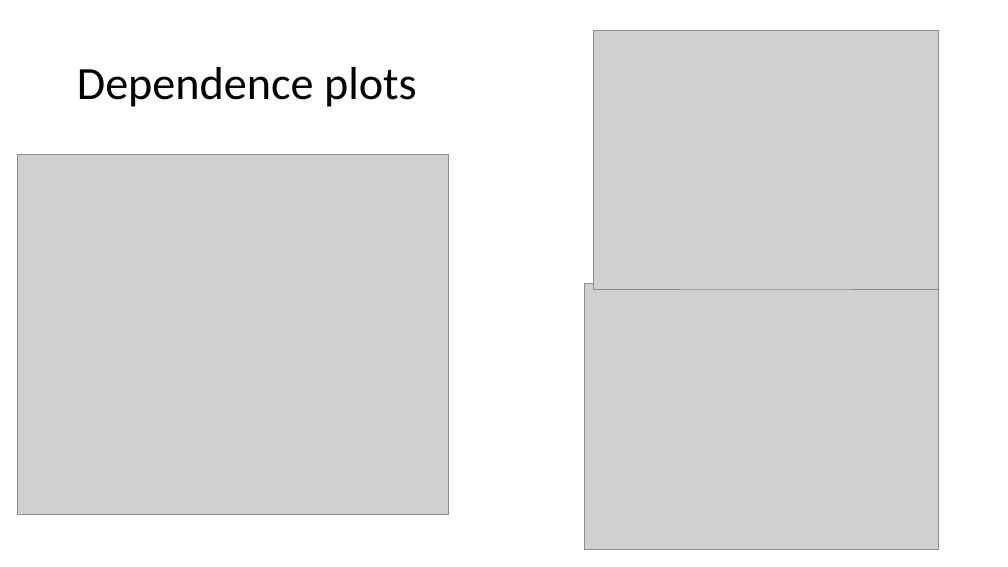
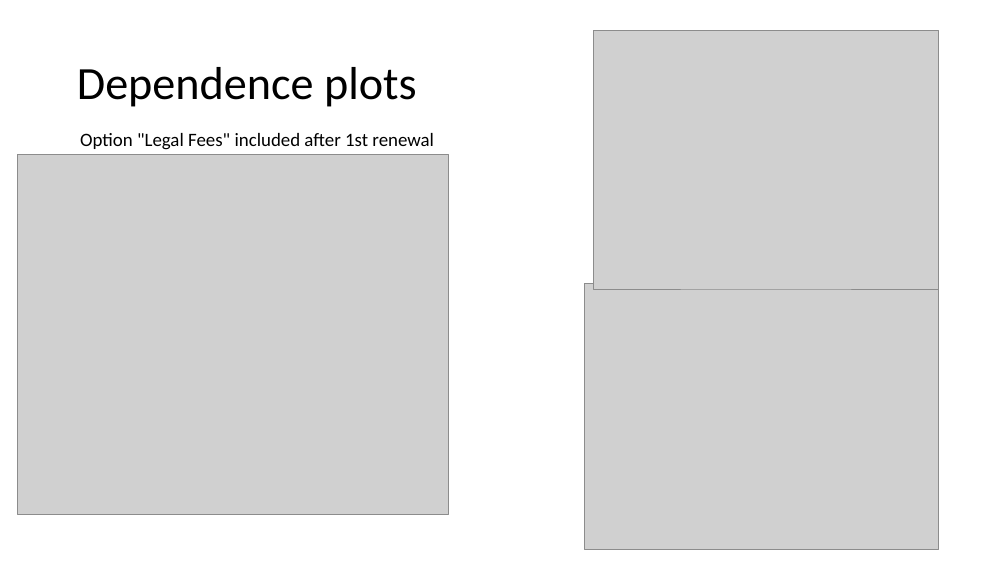
Before and after one commit to theochavannes/home-insurance, a slide deck: slide 10 of Home Insurance dataset case study.pptx. Drawn at 1008x567 pixels with LibreOffice and Linux fonts; fonts in the diff are those of the drawing; grey boxes stand for pictures. Boxes give left, top, right and bottom in pixels: in the first picture for what was removed or moved away, otherwise in the second. Text is boxed around its words. In the diff, an @@ line names an element or a change of style, - is before the commit and + after.

```diff
--- a/Home Insurance dataset case study.pptx
+++ b/Home Insurance dataset case study.pptx
@@ text added at (x1=80, y1=133, x2=434, y2=150), 18 pt, text #000000 @@
+Option "Legal Fees" included after 1st renewal
```
Also in this commit, not shown: 6 other slides changed, 2 slides added, 6 slides removed.
